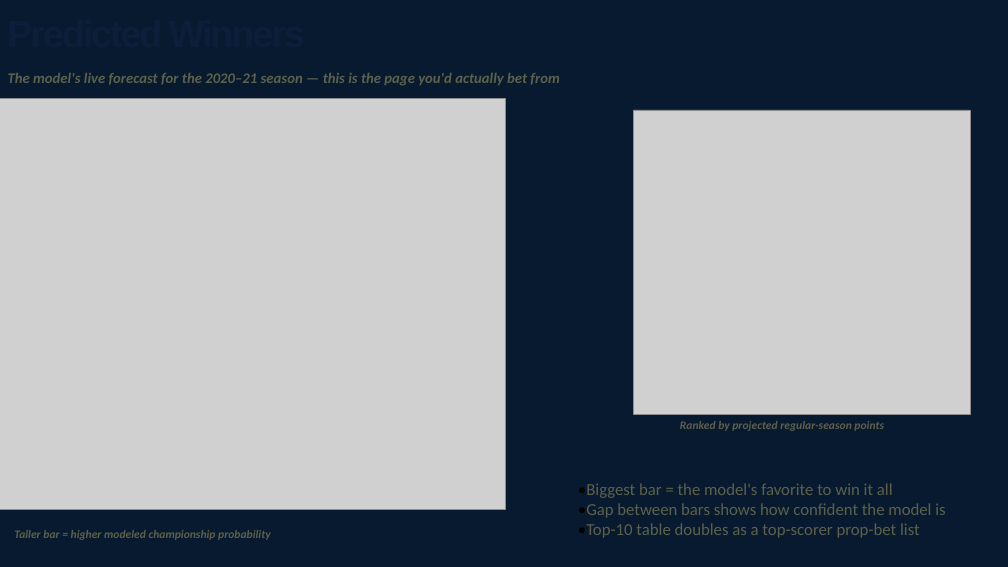
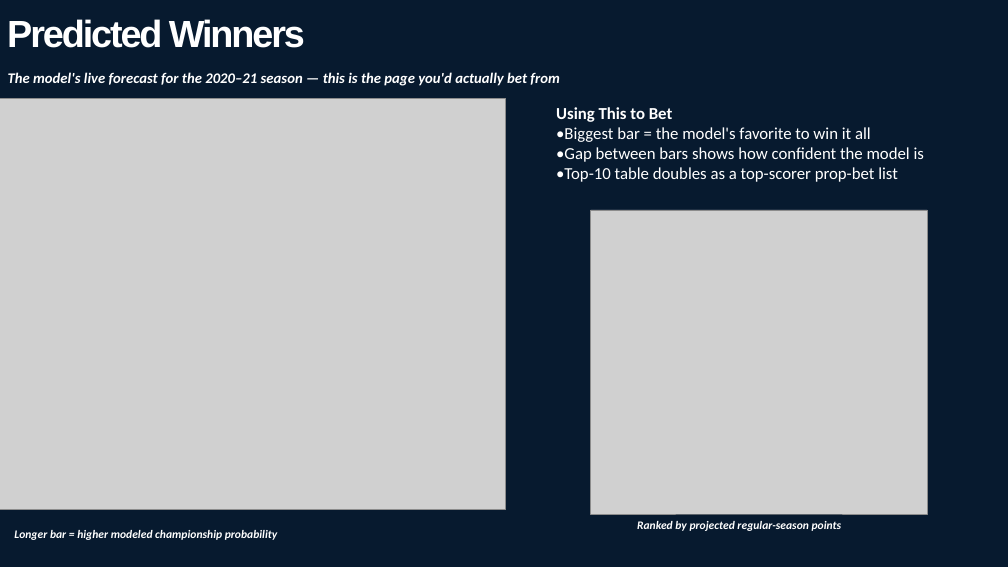
Before and after one commit to kwongheng/JDE10_final_project, a slide deck: slide 27 of docs/Final Project Presentation.pptx. Drawn at 1008x567 pixels with LibreOffice and Linux fonts; fonts in the diff are those of the drawing; grey boxes stand for pictures; background and template pictures are left out. Boxes give left, top, right and bottom in pixels: in the first picture for what was removed or moved away, otherwise in the second. Text is boxed around its words. In the diff, an @@ line names an element or a change of style, - is before the commit and + after.

```diff
--- a/docs/Final Project Presentation.pptx
+++ b/docs/Final Project Presentation.pptx
@@ title "Predicted Winners" at (x1=7, y1=19, x2=305, y2=48): text colour #0B1F3A to #FFFFFF @@
@@ text "The model's live forecast for ..." at (x1=8, y1=72, x2=559, y2=86): text colour #5D614B to #FFFFFF @@
@@ text "Using This to Bet" moved from (x1=578, y1=483, x2=945, y2=538) to (x1=556, y1=107, x2=924, y2=182) @@
@@ text "Using This to Bet" at (x1=556, y1=107, x2=924, y2=182): text colour #071A2F to #FFFFFF in "Using This to Bet"; text colour #000000 to #FFFFFF in "•Biggest", "•Gap", "•Top-10"; text colour #5D614B to #FFFFFF in "•Biggest bar = the model's favorite to ...", "•Gap between bars shows how confident the ...", "•Top-10 table doubles as a top-scorer prop-bet ..." @@
@@ picture moved from (x1=634, y1=110, x2=970, y2=414) to (x1=591, y1=210, x2=927, y2=514) @@
@@ text at (x1=14, y1=530, x2=278, y2=540): text changed; text colour #5D614B to #FFFFFF @@
-Taller bar = higher modeled championship probability
+Longer bar = higher modeled championship probability
@@ text "Ranked by projected regular-season points" at (x1=637, y1=521, x2=842, y2=531): text colour #5D614B to #FFFFFF @@
@@ text "Ranked by projected regular-season points" moved from (x1=680, y1=421, x2=884, y2=431) to (x1=637, y1=521, x2=842, y2=531) @@
```
Also in this commit, not shown: 23 other slides changed, 5 slides added, 12 slides removed.
